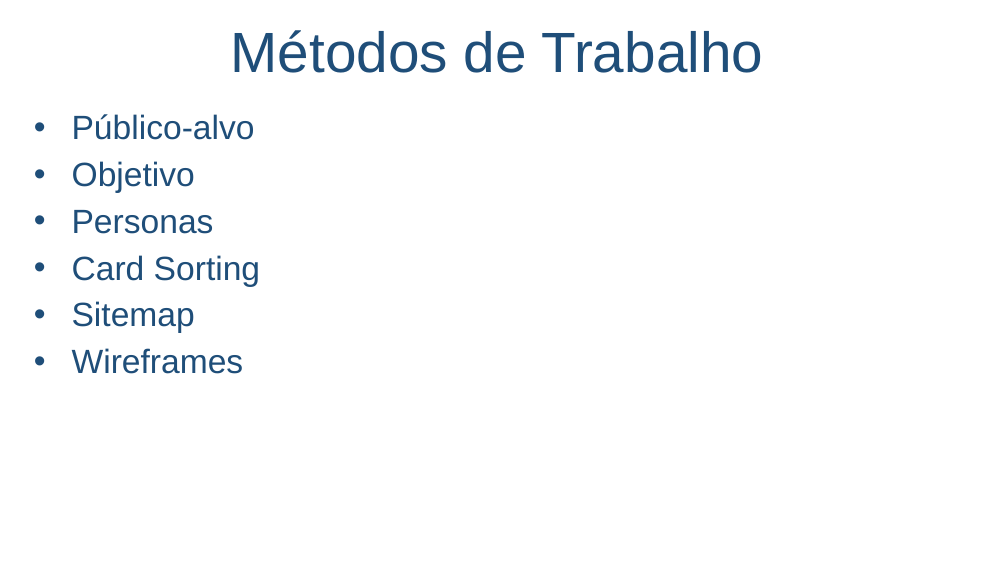
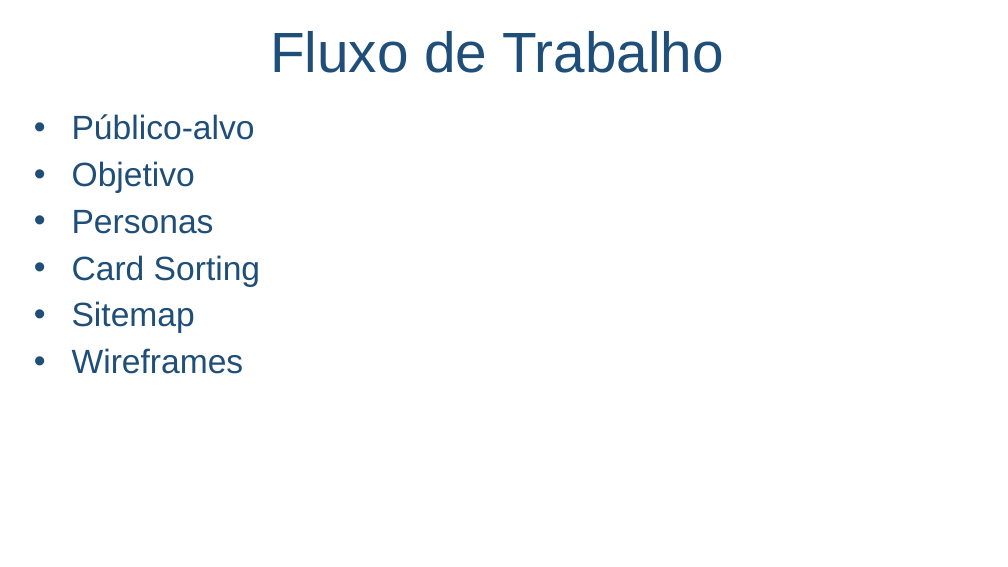
Before and after one commit to salmo-jr/public-slides, a slide deck: slide 11 of hci.pptx. Drawn at 1008x567 pixels with LibreOffice and Linux fonts; fonts in the diff are those of the drawing; background and template pictures are left out. Boxes give left, top, right and bottom in pixels: in the first picture for what was removed or moved away, otherwise in the second. Text is boxed around its words. In the diff, an @@ line names an element or a change of style, - is before the commit and + after.

Commit message:
pequenas correções no texto

```diff
--- a/hci.pptx
+++ b/hci.pptx
@@ title at box(270, 31, 724, 73): text changed @@
-Métodos de Trabalho
+Fluxo de Trabalho
```
